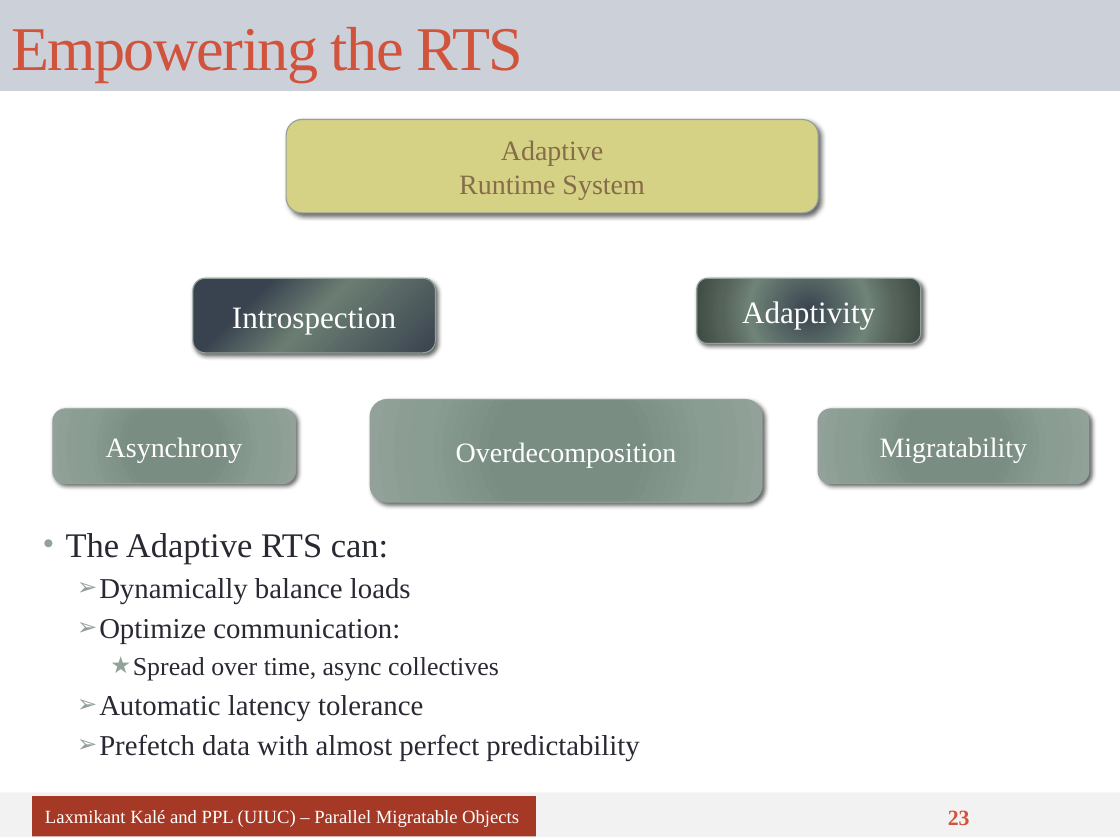
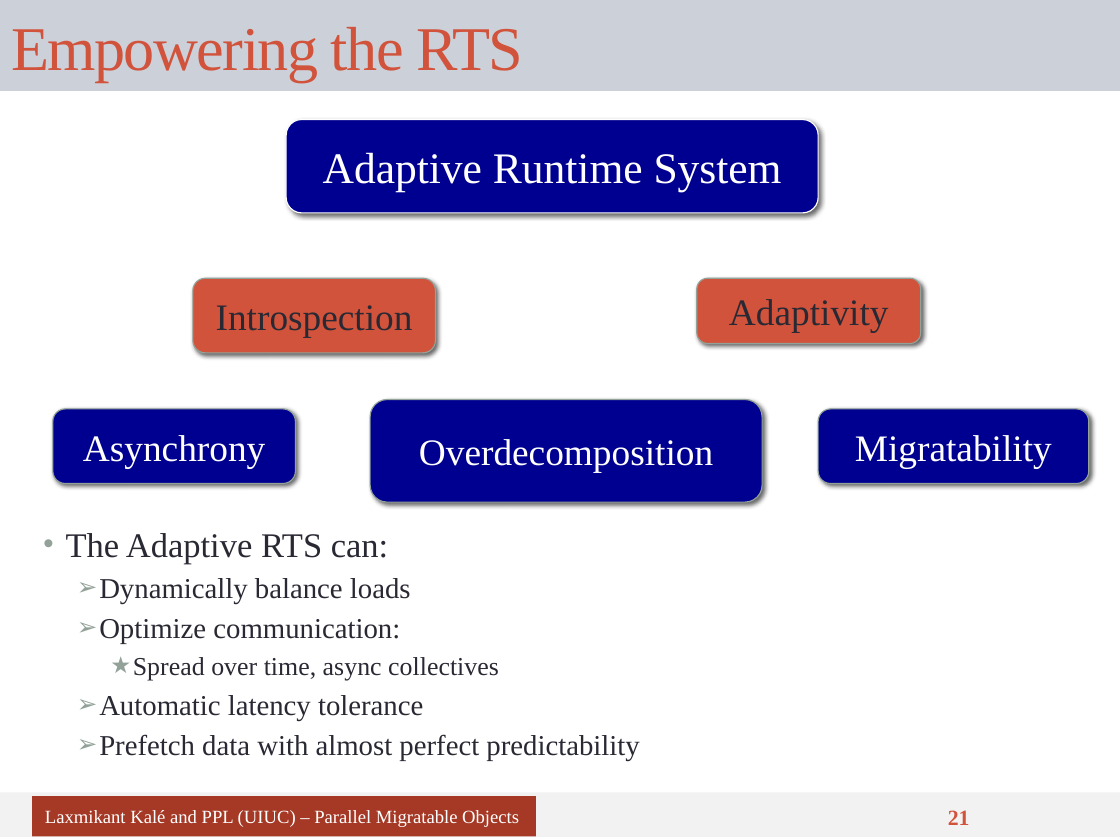
Before and after one commit to UIUC-PPL/charm_tutorial, a slide deck: slide 21 of tutorial-01-intro.pptx (slide 23 before the commit). Drawn at 1120x840 pixels with LibreOffice and Linux fonts; fonts in the diff are those of the drawing. Boxes give left, top, right and bottom in pixels: in the first picture for what was removed or moved away, otherwise in the second. Text is boxed around its words. In the diff, an @@ line names an element or a change of style, - is before the commit and + after.

Commit message:
Update Deck 1

```diff
--- a/tutorial-01-intro.pptx
+++ b/tutorial-01-intro.pptx
@@ rounded rectangle "Adaptive Runtime System" at box(286, 120, 818, 213): fill #D5D286 to #000090; outline #93A299 0.75 pt to #FFFFFF 0.75 pt @@
@@ text in rounded rectangle at box(323, 152, 782, 192): text changed; size 18 to 28 pt; text colour #866C49 to #FFFFFF @@
-Adaptive
-Runtime System
+Adaptive Runtime System
@@ rounded rectangle "Introspection" at box(193, 278, 436, 353): size 20 to 24 pt, text colour #FFFFFF to #292934; fill gradient #394350 to #6B7D72 to #D2533C @@
@@ rounded rectangle "Adaptivity" at box(697, 278, 921, 343): size 20 to 24 pt, text colour #FFFFFF to #292934; fill gradient #394350 to #708478 to #54635A to #3E4943 to #D2533C @@
@@ size 18 to 24 pt; fill gradient #7B8E82 to #7B8D83 to #8A9E92 to #93A299 to #000090 in 3 elements at box(53, 409, 296, 484), box(370, 400, 762, 503), box(818, 409, 1089, 484) @@
@@ page number at box(948, 810, 970, 825): text changed @@
-23
+21
```
Also in this commit, not shown: 3 other slides changed, 2 slides removed.
